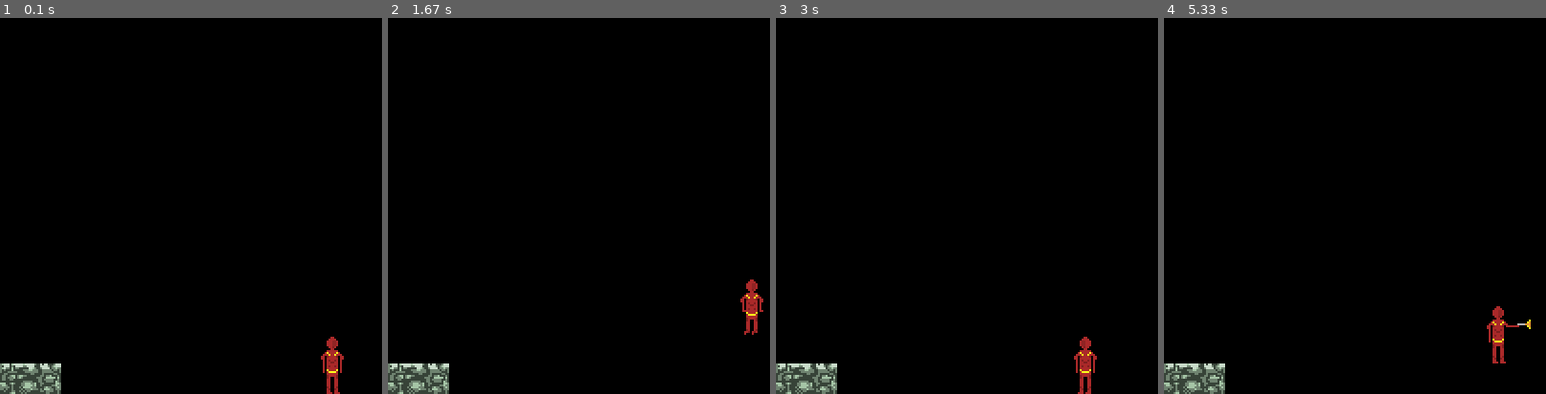
Above: before the commit, frames 1-4 (left to right).
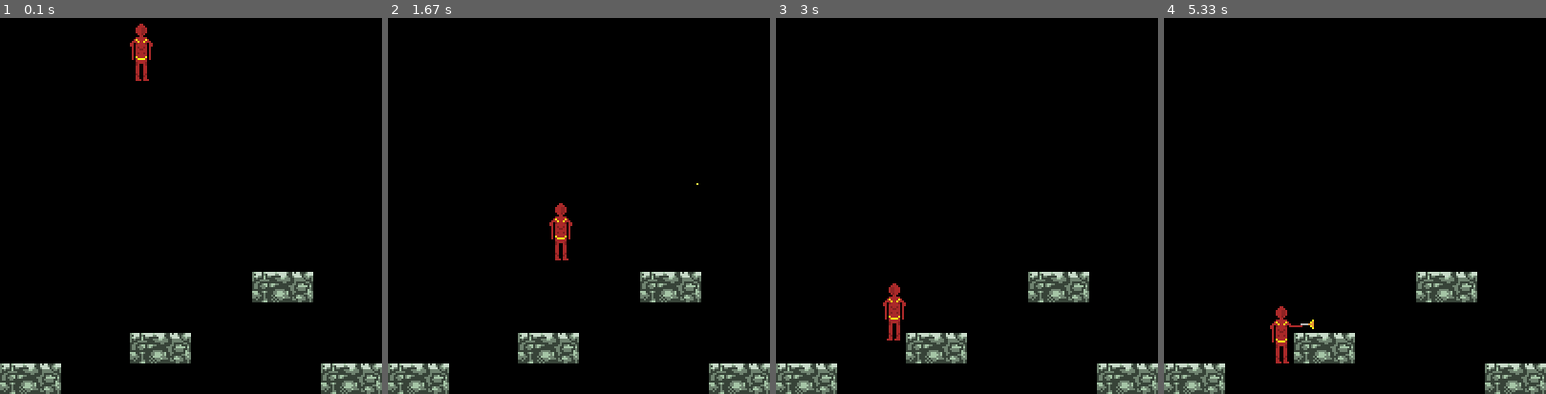
Above: after the commit, the same moments.

Repository: aavina/jubal-pygame
Game: pygame game, started from Game.py
Two runs of this game, one before a commit and one after it. Both use one fixed random seed, a clock stepped at 60 frames per second and the inputs below. The source is Python 2; it was converted automatically to run under Python 3.
Inputs:
- Up to frame 1 (0.1 s): no input
- Up to frame 2 (1.67 s): tap Space at 0.33, 0.73, 1.03, 1.23, 1.57 s; hold Right 0.67-1.13 s; hold Up 1.17-1.47 s; hold Right from 1.5 s (still down)
- Up to frame 3 (3 s): tap Space at 1.87, 2.07, 2.37, 2.63, 2.93 s; release Right at 1.97 s; hold Left 2-2.53 s; hold Left 2.57-2.97 s
- Up to frame 4 (5.33 s): hold Up 3-3.37 s; tap Space at 3.07, 3.47, 3.77, 4.13, 4.43, 4.63, 4.93, 5.13 s; hold Right 3.4-4.03 s; hold Left 4.07-4.53 s; hold Right 4.57-5.03 s; hold Up from 5.07 s (still down)

The runs differ from the first frame. In frame 1, 4.6% of the frame differs, in the area x 34-100%, y 1-100%; in frame 2, 4.8%; in frame 3, 4.8%; in frame 4, 4.9%, in the area x 27-100%, y 67-100%.

Commit message:
Added more tiles

Diff:
--- a/Game.py
+++ b/Game.py
@@ -41,25 +41,41 @@
     BLACK = (0,0,0)
 
     # Calculate starting position of player
-    startX = SCREEN_X - LEN_SPRT_X
-    startY = SCREEN_Y - LEN_SPRT_Y
+    startX, startY = SCREEN_X/2 - LEN_SPRT_X, SCREEN_Y - LEN_SPRT_Y
 
     # Hold info on keys pressed, held, released
     keyinput = Input()
 
     # Initialize gamemap and Player
     player = Player(IMAGESDICT, animObjs, bullet_sound_asset)
-    player.rect.topleft = startX, startY
+    player.rect.topleft = startX, 0
 
     # Add tiles
-    startx = 0
-    starty = SCREEN_Y - LEN_SPRT_Y/2
+    startx, starty = 0, SCREEN_Y - LEN_SPRT_Y/2
     tile = Tile(IMAGESDICT['ground'])
     tile.rect.topleft = startx, starty
+    environment = pygame.sprite.RenderPlain(tile)
 
-    # Sprite Groups
+    startx, starty = SCREEN_X - LEN_SPRT_X, SCREEN_Y - LEN_SPRT_Y/2
+    tile = Tile(IMAGESDICT['ground'])
+    tile.rect.topleft = startx, starty
+    environment.add(tile)
+
+    startx, starty = SCREEN_X/2 - LEN_SPRT_X, SCREEN_Y - LEN_SPRT_Y
+    tile = Tile(IMAGESDICT['ground'])
+    tile.rect.topleft = startx, starty
+    environment.add(tile)
+
+    startx, starty = SCREEN_X/2 + LEN_SPRT_X, SCREEN_Y - LEN_SPRT_Y*2
+    tile = Tile(IMAGESDICT['ground'])
+    tile.rect.topleft = startx, starty
+    environment.add(tile)
+
+
+
+
+    # Sprite group
     allsprites = pygame.sprite.RenderPlain(player)
-    environment = pygame.sprite.RenderPlain(tile)
 
     # Start game loop
     while True:
